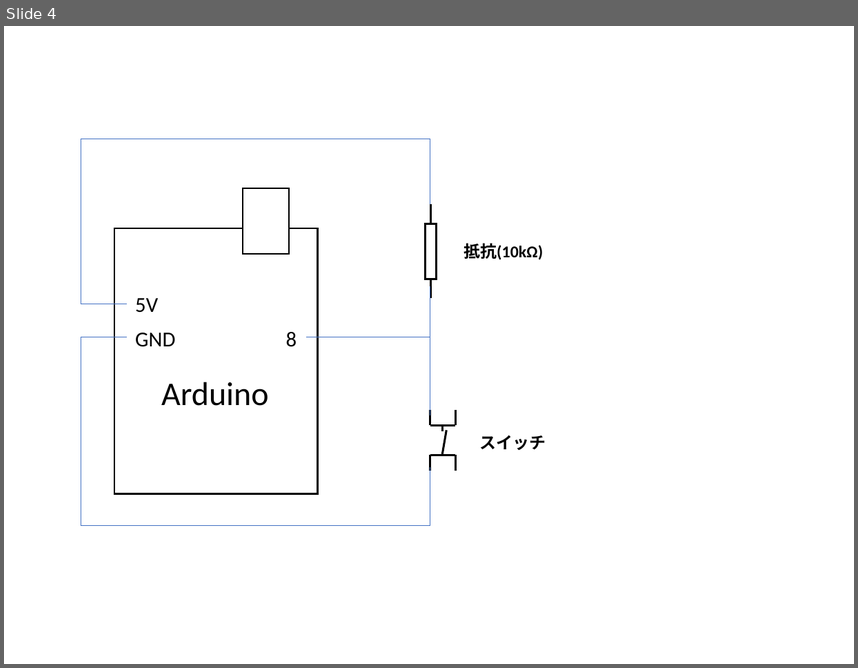
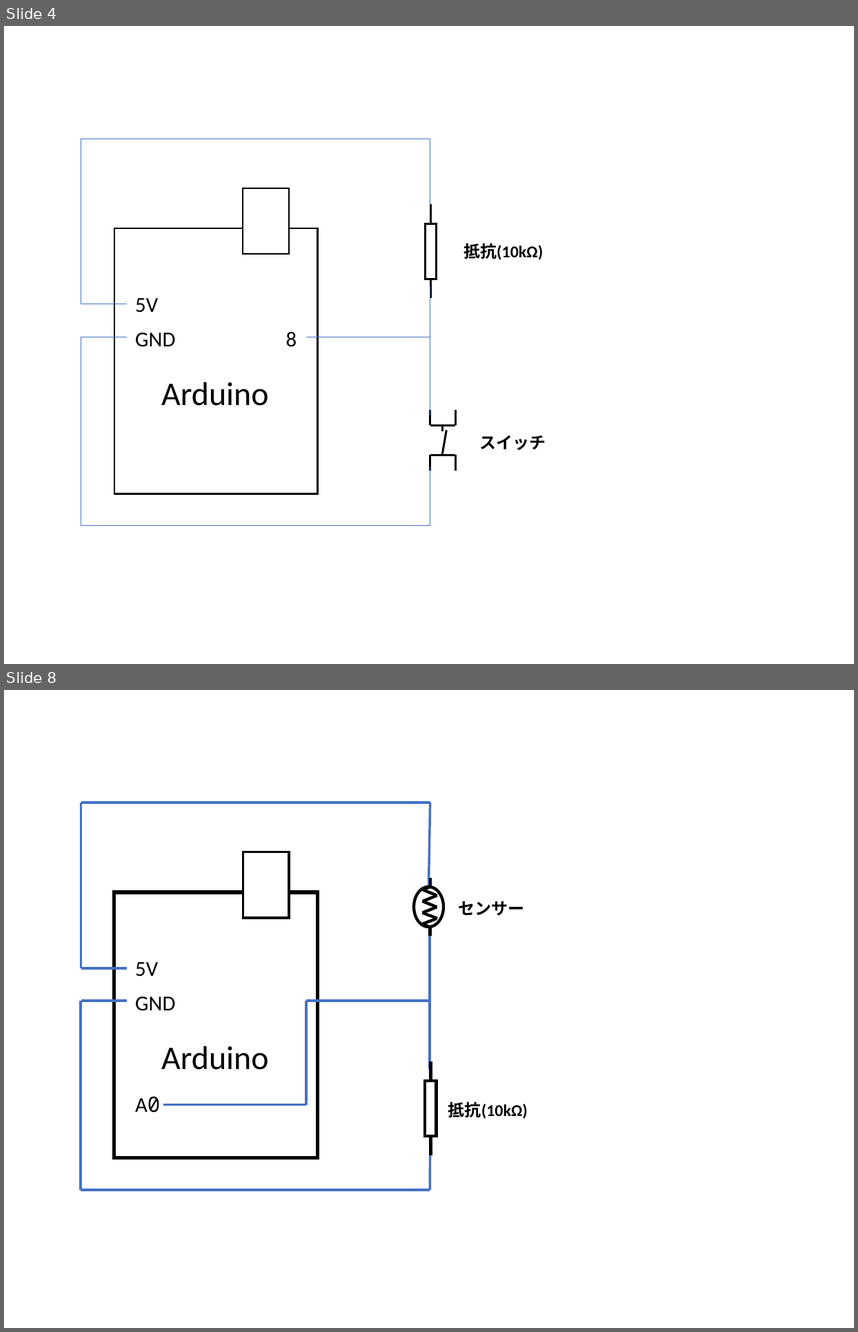
Before and after one commit to sei1102/ia_text2018, a slide deck: ia_text2018/IA実習_図.pptx. Shown one above the other, each under a label of ours: slide 4 before the commit, slides 4 and 8 after it; the slides between them are not shown. The pictures are 858x668 and 858x1332 pixels, drawn with LibreOffice and Linux fonts; fonts in the diff are those of the drawing. Boxes give left, top, right and bottom in pixels: in the first picture for what was removed or moved away, otherwise in the second. Text is boxed around its words. In the diff, an @@ line names an element or a change of style, - is before the commit and + after.

```diff
--- a/ia_text2018/IA実習_図.pptx
+++ b/ia_text2018/IA実習_図.pptx
@@ slide 8 added at box(4, 690, 854, 1328), background #FFFFFF @@
@@ line added from (81, 968) to (81, 802), #4472C4 2 pt @@
@@ line added from (81, 802) to (430, 802), #4472C4 2 pt @@
@@ line added from (430, 802) to (429, 887), #4472C4 2 pt @@
@@ rectangle added at box(243, 852, 289, 918), fill #FFFFFF, outline #000000 2 pt @@
@@ rectangle added at box(114, 892, 318, 1158), fill #FFFFFF, outline #000000 3 pt @@
@@ text added at box(458, 901, 524, 916), 14 pt, text #000000, bold @@
+センサー
@@ line added from (430, 931) to (430, 1068), #4472C4 2 pt @@
@@ group added at box(414, 878, 444, 936): 16 lines, 1 ellipse @@
@@ line added from (128, 968) to (81, 968), #4472C4 2 pt @@
@@ text added at box(135, 962, 158, 976), 18 pt, text #000000 @@
+5V
@@ text added at box(135, 996, 175, 1011), 18 pt, text #000000 @@
+GND
@@ line added from (81, 1000) to (81, 1190), #4472C4 2 pt @@
@@ line added from (128, 1000) to (81, 1000), #4472C4 2 pt @@
@@ line added from (307, 1000) to (430, 1000), #4472C4 2 pt @@
@@ line added from (307, 1000) to (307, 1105), #4472C4 2 pt @@
@@ text added at box(161, 1045, 268, 1069), 28 pt, text #000000 @@
+Arduino
@@ line added from (430, 1061) to (430, 1081), #000000 2.5 pt @@
@@ rectangle added at box(425, 1081, 436, 1136), outline #000000 2.5 pt @@
@@ text added at box(135, 1096, 160, 1112), 18 pt, text #000000 @@
+A0
@@ text added at box(448, 1101, 528, 1118), 14 pt, text #000000, bold @@
+抵抗(10kΩ)
@@ line added from (164, 1105) to (307, 1105), #4472C4 2 pt @@
@@ line added from (430, 1136) to (430, 1155), #000000 2.5 pt @@
@@ line added from (430, 1155) to (430, 1190), #4472C4 2 pt @@
@@ line added from (81, 1190) to (430, 1190), #4472C4 2 pt @@
```
Also in this commit, not shown: 5 other slides added, 1 slide removed, 56 other files.
